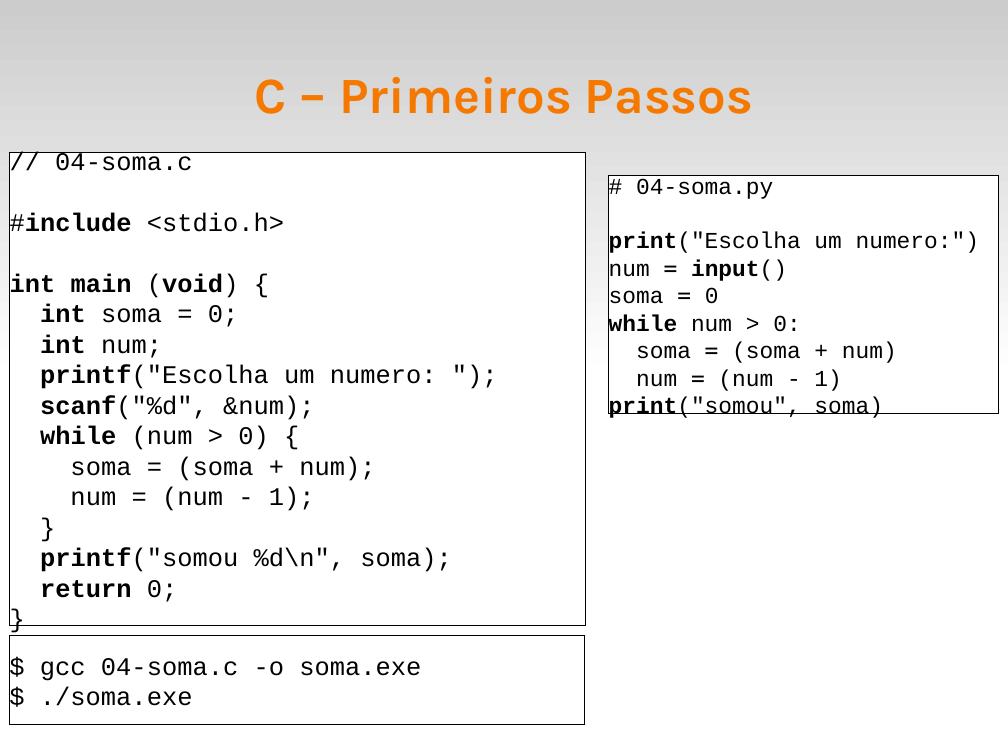
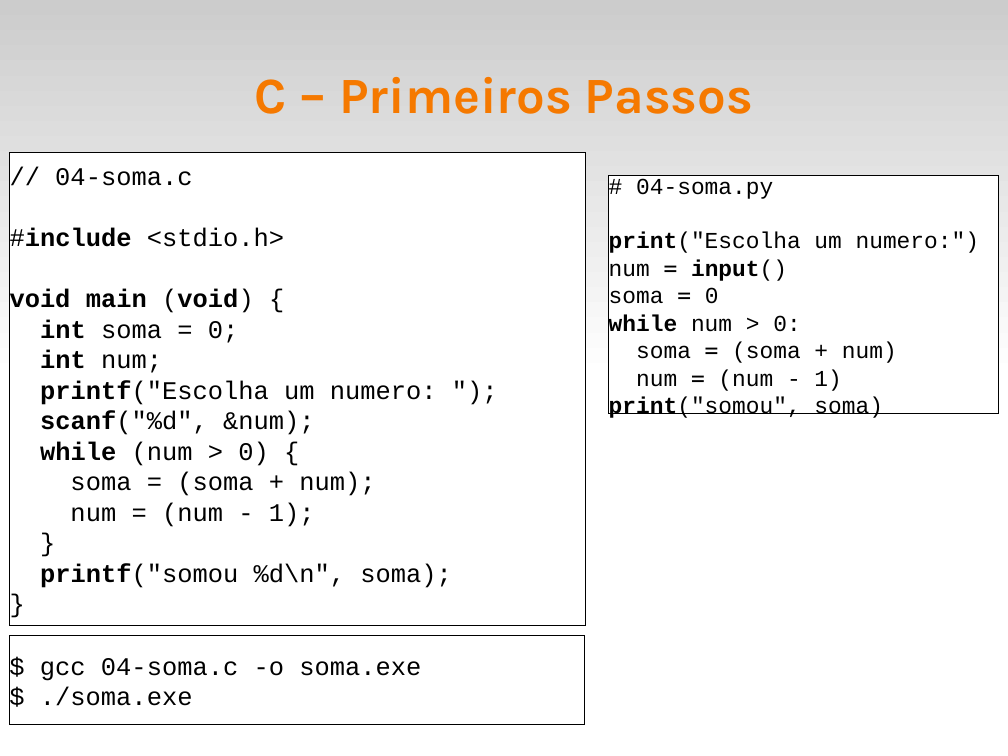
Before and after one commit to fsantanna-uerj/LP1, a slide deck: slide 3 of Slides/lp1-03-tipos.odp. Drawn at 1008x756 pixels with LibreOffice and Linux fonts; fonts in the diff are those of the drawing. Boxes give left, top, right and bottom in pixels: in the first picture for what was removed or moved away, otherwise in the second. Text is boxed around its words. In the diff, an @@ line names an element or a change of style, - is before the commit and + after.

```diff
--- a/Slides/lp1-03-tipos.odp
+++ b/Slides/lp1-03-tipos.odp
@@ text in rectangle at [10,288,254,313]: text changed @@
-int main (void) {
+void main (void) {
@@ text in rectangle at [40,580,177,602]: paragraph removed @@
-return 0;
```
Also in this commit, not shown: 1 other slide changed, 2 other files.
